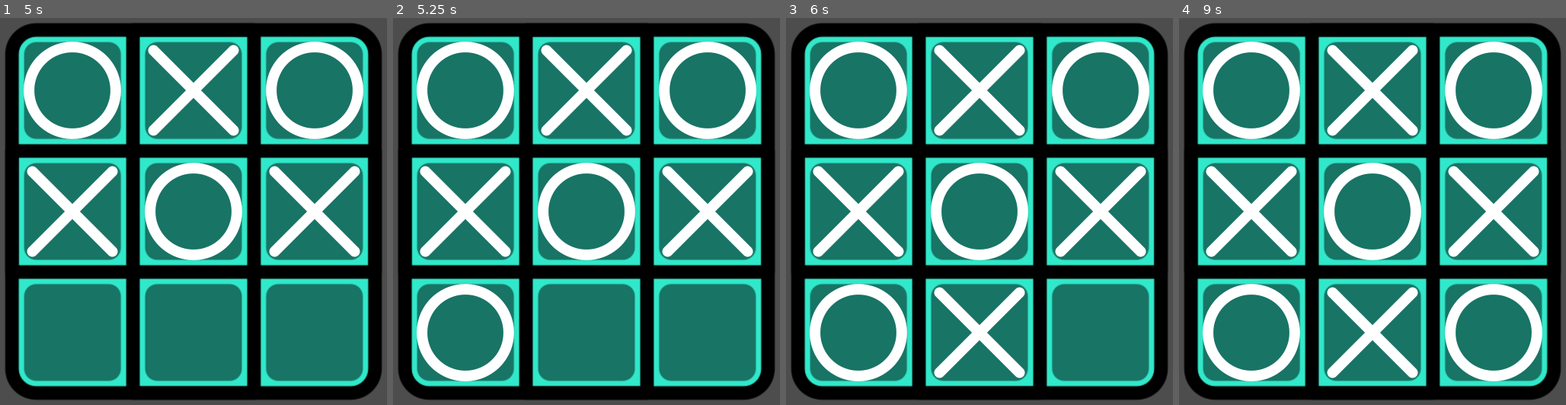
Above: before the commit, frames 1-4 (left to right).
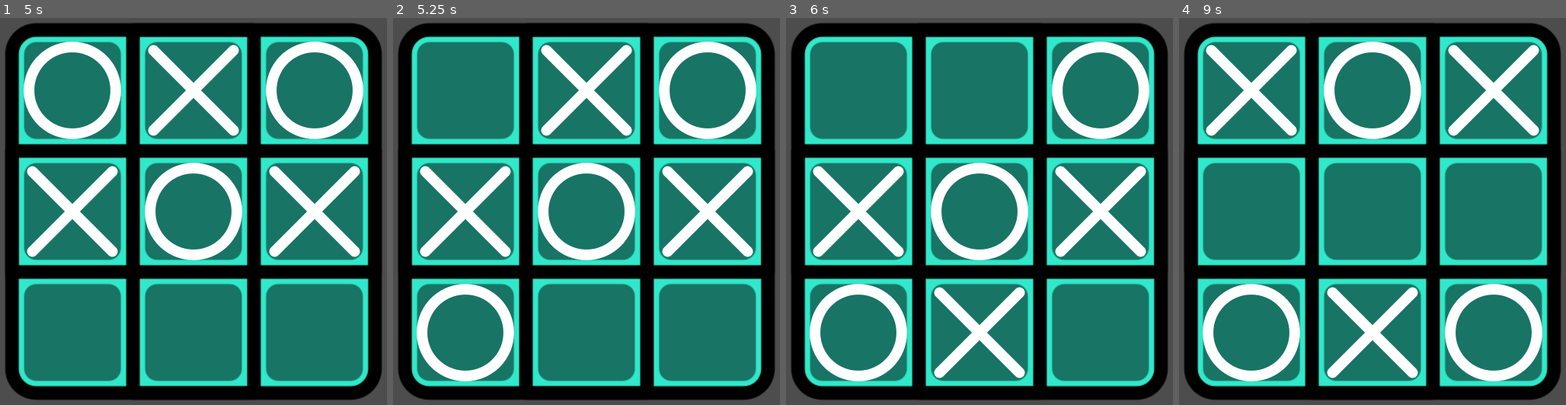
Above: after the commit, the same moments.

Repository: Blxee/iternal-tictactoe
Game: Godot game, scene res://scenes/game_scene.tscn
The game is run twice, just before and just after one commit, with the same random seed, the same clock (stepped at 60 frames per second) and the same inputs.
Inputs (mouse positions are in pixels of both pictures, inside the frame that each line leads up to):
- Up to frame 1 (5 s): click (73, 91) at 0.5 s; click (193, 91) at 1.25 s; click (313, 91) at 2 s; click (73, 211) at 2.75 s; click (193, 211) at 3.5 s; click (313, 211) at 4.25 s
- Up to frame 2 (5.25 s): click (466, 331) at 5 s
- Up to frame 3 (6 s): click (979, 331) at 5.75 s
- Up to frame 4 (9 s): click (1492, 331) at 6.5 s; click (1252, 91) at 7.25 s; click (1372, 91) at 8 s; click (1492, 91) at 8.75 s

Frame 1 is identical in both runs. In frame 2, 2.0% of the frame differs, in the area x 6-32%, y 6-32%; in frame 3, 3.8%; in frame 4, 15%, in the area x 6-94%, y 6-63%.

Commit message:
Added: now there can be only 6 marks at a time

Diff:
--- a/scripts/game_scene.gd
+++ b/scripts/game_scene.gd
@@ -1,12 +1,17 @@
 extends Control
 
 var turn: Square.Mark = [Square.Mark.X, Square.Mark.O].pick_random()
+var stack = []
 
 
 func _on_mark_pressed(square: Square, index: int) -> void:
 	if not square.is_marked():
 		square.mark = turn
 		_swap_turn()
+		stack.append(square)
+		if stack.size() > 6:
+			var front: Square = stack.pop_front()
+			front.mark = Square.Mark.NONE
 
 
 func _swap_turn() -> void:
